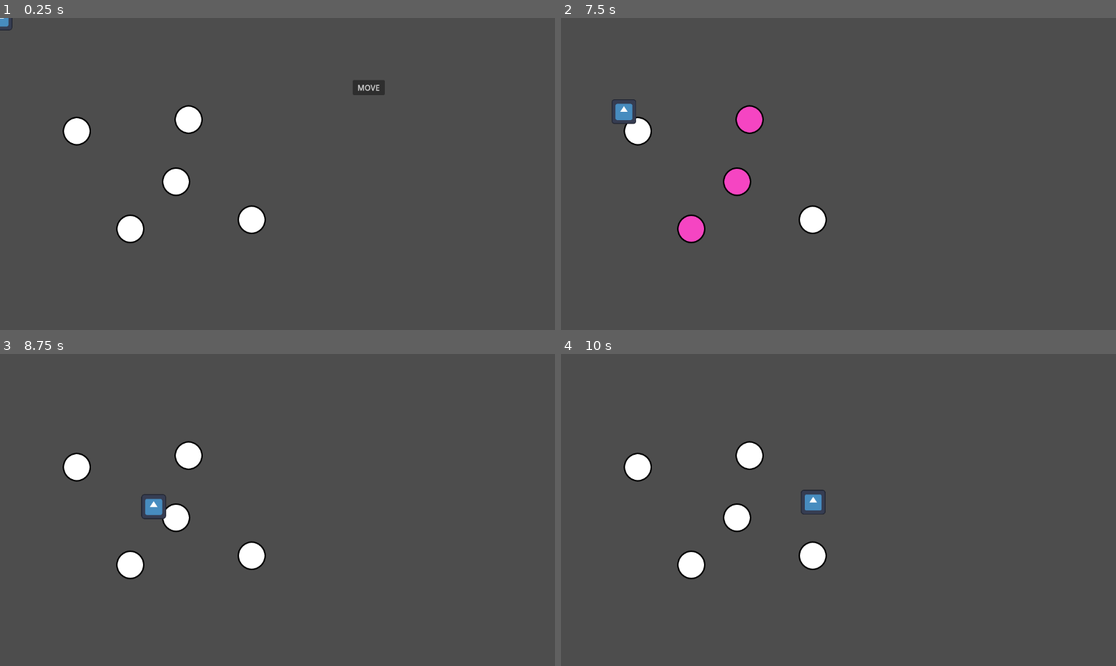
Above: before the commit, frames 1-4 (two rows, left to right).
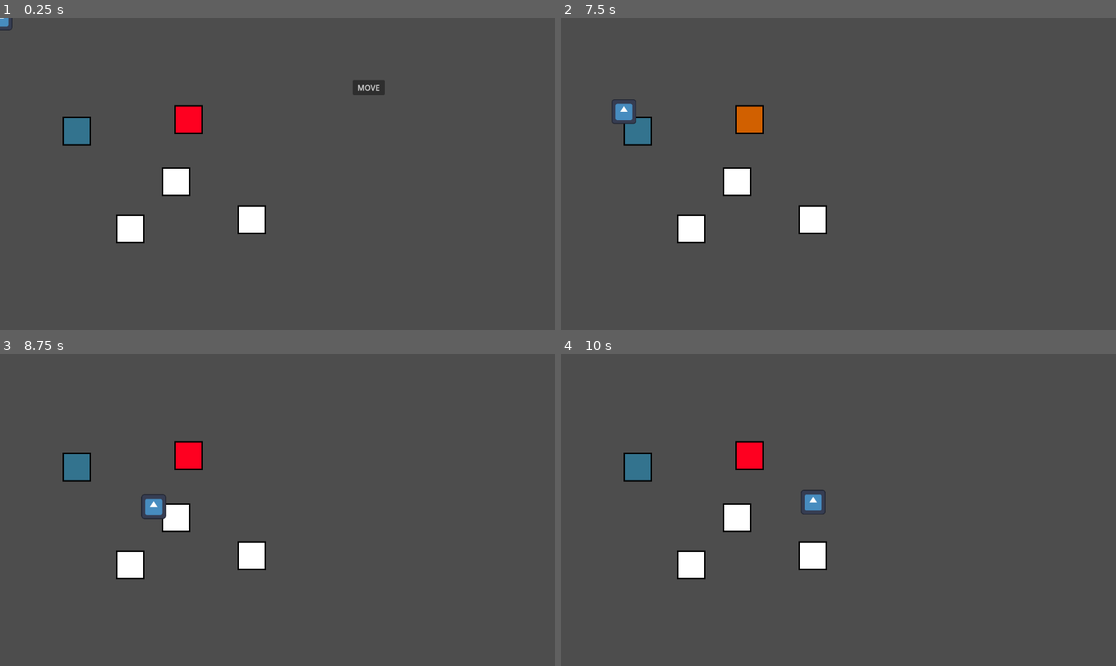
Above: after the commit, the same moments.

Repository: hfxbse/mparty
Game: Godot game, scene res://main/main.tscn
Same seed, same stepped clock (60 frames per second), same inputs: the game is played once before the commit and once after it. The engine's default icon, where the game draws it, is replaced by a stand-in: a white triangle on a blue panel in a dark square.
Inputs (mouse positions are in pixels of both pictures, inside the frame that each line leads up to):
- Up to frame 1 (0.25 s): no input
- Up to frame 2 (7.5 s): click "MOVE" at 0.5 s; click (749, 120) at 1.25 s; click "MOVE" at 7.25 s
- Up to frame 3 (8.75 s): click (177, 516) at 8 s
- Up to frame 4 (10 s): no input

The runs differ from the first frame. In frame 1, 1.4% of the frame differs, in the area x 11-48%, y 27-73%; in frame 2, 1.9%; in frame 3, 1.4%; in frame 4, 1.4%.

Commit message:
implement field theming

Diff:
--- a/map/field/field.gd
+++ b/map/field/field.gd
@@ -8,6 +8,37 @@
 var paths: Array[MapPath]
 var picked_receivers: Array[Callable]
 var field_reached: Signal
+
+
+var color_overrides: Dictionary = {
+	"disabled": func (): return theme_override.color_normal,
+	"normal": func (): return theme_override.color_path_choice,
+	"hover": func (): return theme_override.color_path_choice_hover,
+	"pressed": func (): return theme_override.color_path_choice_picked,
+}
+
+
+@export var theme_override: FieldTheme:
+	set(theme):
+		if theme != theme_override:
+			if theme_override != null:
+				theme_override.changed.disconnect(apply_theme_overide)
+			if theme != null:
+				theme.changed.connect(apply_theme_overide)
+
+			theme_override = theme
+			apply_theme_overide()
+
+
+func apply_theme_overide():
+	for style_name in theme.get_stylebox_list("Button"):
+		if theme_override == null || color_overrides.get(style_name).call() == null:
+			remove_theme_stylebox_override(style_name)
+			continue
+
+		var style: StyleBox = theme.get_stylebox(style_name, "Button").duplicate()
+		style.bg_color = color_overrides.get(style_name).call()
+		add_theme_stylebox_override(style_name, style)
 
 
 func _ready():
--- a/map/field/field.tres
+++ /dev/null
@@ -1,55 +0,0 @@
-[gd_resource type="Theme" load_steps=5 format=3 uid="uid://v0p4bigbslv3"]
-
-[sub_resource type="StyleBoxFlat" id="StyleBoxFlat_63l6d"]
-bg_color = Color(1, 1, 1, 1)
-border_width_left = 3
-border_width_top = 3
-border_width_right = 3
-border_width_bottom = 3
-border_color = Color(0, 0, 0, 1)
-corner_radius_top_left = 40
-corner_radius_top_right = 40
-corner_radius_bottom_right = 40
-corner_radius_bottom_left = 40
-
-[sub_resource type="StyleBoxFlat" id="StyleBoxFlat_f06qu"]
-bg_color = Color(0.976471, 0.384314, 0, 1)
-border_width_left = 3
-border_width_top = 3
-border_width_right = 3
-border_width_bottom = 3
-border_color = Color(0, 0, 0, 1)
-corner_radius_top_left = 40
-corner_radius_top_right = 40
-corner_radius_bottom_right = 40
-corner_radius_bottom_left = 40
-
-[sub_resource type="StyleBoxFlat" id="StyleBoxFlat_4rw8c"]
-bg_color = Color(0.960784, 0.270588, 0.760784, 1)
-border_width_left = 3
-border_width_top = 3
-border_width_right = 3
-border_width_bottom = 3
-border_color = Color(0, 0, 0, 1)
-corner_radius_top_left = 40
-corner_radius_top_right = 40
-corner_radius_bottom_right = 40
-corner_radius_bottom_left = 40
-
-[sub_resource type="StyleBoxFlat" id="StyleBoxFlat_cak2e"]
-bg_color = Color(0.752941, 0.176471, 0.243137, 1)
-border_width_left = 3
-border_width_top = 3
-border_width_right = 3
-border_width_bottom = 3
-border_color = Color(0, 0, 0, 1)
-corner_radius_top_left = 40
-corner_radius_top_right = 40
-corner_radius_bottom_right = 40
-corner_radius_bottom_left = 40
-
-[resource]
-Button/styles/disabled = SubResource("StyleBoxFlat_63l6d")
-Button/styles/hover = SubResource("StyleBoxFlat_f06qu")
-Button/styles/normal = SubResource("StyleBoxFlat_4rw8c")
-Button/styles/pressed = SubResource("StyleBoxFlat_cak2e")
--- a/map/field/field.tscn
+++ b/map/field/field.tscn
@@ -1,7 +1,44 @@
-[gd_scene load_steps=3 format=3 uid="uid://v1lhq5i31xjj"]
+[gd_scene load_steps=7 format=3 uid="uid://v1lhq5i31xjj"]
 
-[ext_resource type="Theme" uid="uid://v0p4bigbslv3" path="res://map/field/field.tres" id="1_4m47m"]
 [ext_resource type="Script" path="res://map/field/field.gd" id="2_snbne"]
+
+[sub_resource type="StyleBoxFlat" id="StyleBoxFlat_6884r"]
+bg_color = Color(1, 1, 1, 1)
+border_width_left = 3
+border_width_top = 3
+border_width_right = 3
+border_width_bottom = 3
+border_color = Color(0, 0, 0, 1)
+
+[sub_resource type="StyleBoxFlat" id="StyleBoxFlat_ymjr0"]
+bg_color = Color(1, 1, 1, 1)
+border_width_left = 3
+border_width_top = 3
+border_width_right = 3
+border_width_bottom = 3
+border_color = Color(0, 0, 0, 1)
+
+[sub_resource type="StyleBoxFlat" id="StyleBoxFlat_xd5yx"]
+bg_color = Color(1, 1, 1, 1)
+border_width_left = 3
+border_width_top = 3
+border_width_right = 3
+border_width_bottom = 3
+border_color = Color(0, 0, 0, 1)
+
+[sub_resource type="StyleBoxFlat" id="StyleBoxFlat_7hgv2"]
+bg_color = Color(1, 1, 1, 1)
+border_width_left = 3
+border_width_top = 3
+border_width_right = 3
+border_width_bottom = 3
+border_color = Color(0, 0, 0, 1)
+
+[sub_resource type="Theme" id="Theme_n2mx6"]
+Button/styles/disabled = SubResource("StyleBoxFlat_6884r")
+Button/styles/hover = SubResource("StyleBoxFlat_ymjr0")
+Button/styles/normal = SubResource("StyleBoxFlat_xd5yx")
+Button/styles/pressed = SubResource("StyleBoxFlat_7hgv2")
 
 [node name="Field" type="Button"]
 offset_left = -29.0
@@ -9,7 +46,7 @@
 offset_right = 30.0
 offset_bottom = 30.0
 focus_mode = 0
-theme = ExtResource("1_4m47m")
+theme = SubResource("Theme_n2mx6")
 disabled = true
 script = ExtResource("2_snbne")
 metadata/_edit_group_ = true
--- /dev/null
+++ b/map/field/field_theme.gd
@@ -0,0 +1,29 @@
+@tool
+class_name FieldTheme extends Resource
+
+@export var color_normal: Color:
+	set(new_color):
+		if new_color != color_normal:
+			color_normal = new_color
+			changed.emit()
+
+
+@export var color_path_choice: Color:
+	set(new_color):
+		if new_color != color_path_choice:
+			color_path_choice = new_color
+			changed.emit()
+
+
+@export var color_path_choice_picked: Color:
+	set(new_color):
+		if new_color != color_path_choice_picked:
+			color_path_choice_picked = new_color
+			changed.emit()
+
+
+@export var color_path_choice_hover: Color:
+	set(new_color):
+		if new_color != color_path_choice_hover:
+			color_path_choice_hover = new_color
+			changed.emit()
--- a/map/map.tscn
+++ b/map/map.tscn
@@ -1,8 +1,24 @@
-[gd_scene load_steps=11 format=3 uid="uid://bcs3nvv2okhry"]
+[gd_scene load_steps=16 format=3 uid="uid://bcs3nvv2okhry"]
 
 [ext_resource type="Script" path="res://map/map.gd" id="1_4s7g8"]
 [ext_resource type="PackedScene" uid="uid://v1lhq5i31xjj" path="res://map/field/field.tscn" id="2_n4m0x"]
 [ext_resource type="PackedScene" uid="uid://bt0fygqn3yfuv" path="res://map/path/path.tscn" id="3_2pmp2"]
+[ext_resource type="Script" path="res://map/field/field_theme.gd" id="4_1itb6"]
+
+[sub_resource type="StyleBoxFlat" id="StyleBoxFlat_1bntx"]
+bg_color = Color(0.2, 0.45098, 0.556863, 1)
+border_width_left = 3
+border_width_top = 3
+border_width_right = 3
+border_width_bottom = 3
+border_color = Color(0, 0, 0, 1)
+
+[sub_resource type="Resource" id="Resource_y17wc"]
+script = ExtResource("4_1itb6")
+color_normal = Color(0.2, 0.45098, 0.556863, 1)
+color_path_choice = Color(0, 0, 0, 1)
+color_path_choice_picked = Color(0, 0, 0, 1)
+color_path_choice_hover = Color(0, 0, 0, 1)
 
 [sub_resource type="Curve2D" id="Curve2D_h1pqj"]
 _data = {
@@ -21,6 +37,21 @@
 "points": PackedVector2Array(0, 0, 0, 0, 23, 26, 0, 0, 0, 0, 141, 233)
 }
 point_count = 2
+
+[sub_resource type="StyleBoxFlat" id="StyleBoxFlat_74p6x"]
+bg_color = Color(0.996078, 0, 0.12549, 1)
+border_width_left = 3
+border_width_top = 3
+border_width_right = 3
+border_width_bottom = 3
+border_color = Color(0, 0, 0, 1)
+
+[sub_resource type="Resource" id="Resource_c4mc3"]
+script = ExtResource("4_1itb6")
+color_normal = Color(0.996078, 0, 0.12549, 1)
+color_path_choice = Color(0.819608, 0.376471, 0, 1)
+color_path_choice_picked = Color(0.784314, 0.690196, 0, 1)
+color_path_choice_hover = Color(0.863434, 0.637688, 0.373051, 1)
 
 [sub_resource type="Curve2D" id="Curve2D_gkgap"]
 _data = {
@@ -54,6 +85,8 @@
 offset_top = 49.0
 offset_right = 243.0
 offset_bottom = 109.0
+theme_override_styles/disabled = SubResource("StyleBoxFlat_1bntx")
+theme_override = SubResource("Resource_y17wc")
 
 [node name="MapPath" parent="Start" instance=ExtResource("3_2pmp2")]
 curve = SubResource("Curve2D_h1pqj")
@@ -72,6 +105,8 @@
 offset_top = 25.0
 offset_right = 475.0
 offset_bottom = 85.0
+theme_override_styles/disabled = SubResource("StyleBoxFlat_74p6x")
+theme_override = SubResource("Resource_c4mc3")
 
 [node name="MapPath" parent="Field" instance=ExtResource("3_2pmp2")]
 position = Vector2(-416, -25)
